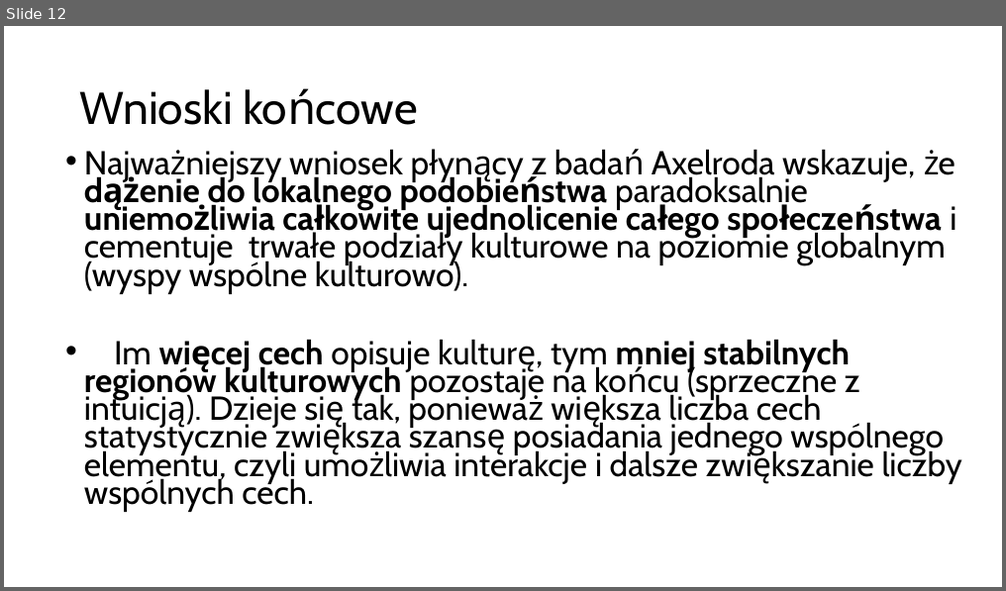
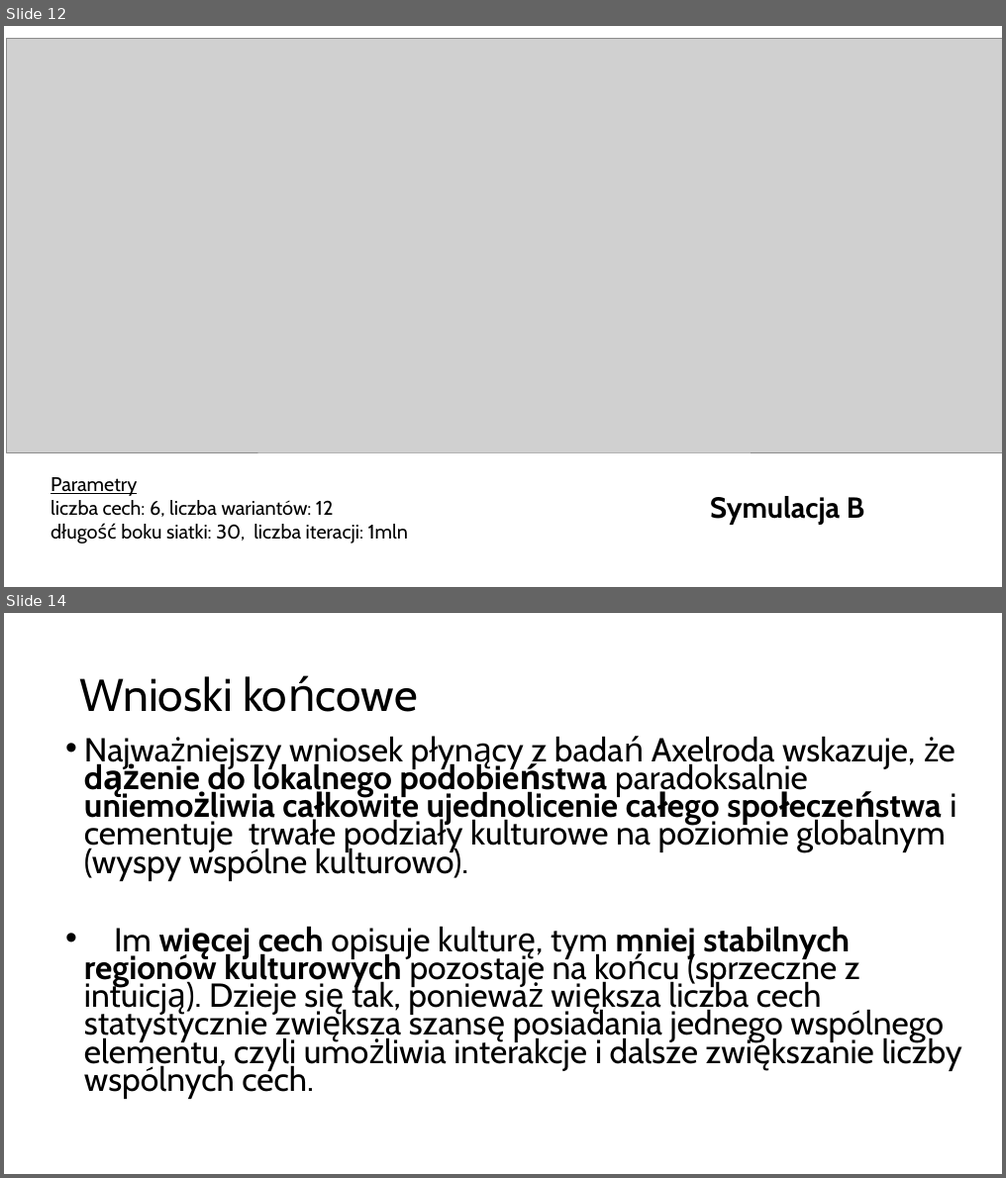
Before and after one commit to Karol-Garbaczewski/Axelrod_model, a slide deck: ModelAxelroda_prezentacja.pptx. Shown one above the other, each under a label of ours: slide 12 before the commit, slides 12 and 14 after it; the slides between them are not shown. The pictures are 1006x591 and 1006x1178 pixels, drawn with LibreOffice and Linux fonts; fonts in the diff are those of the drawing; grey boxes stand for pictures. Boxes give left, top, right and bottom in pixels: in the first picture for what was removed or moved away, otherwise in the second. Text is boxed around its words. In the diff, an @@ line names an element or a change of style, - is before the commit and + after.

Commit message:
Wykresy i poprawne parametry pod nimi

```diff
--- a/ModelAxelroda_prezentacja.pptx
+++ b/ModelAxelroda_prezentacja.pptx
@@ slide 12 added at [4,26,1002,587], background #FFFFFF @@
@@ picture added at [6,38,1002,453] @@
@@ text added at [51,477,408,544], 19 pt, text #000000 @@
+Parametry
+liczba cech: 6, liczba wariantów: 12
+długość boku siatki: 30, liczba iteracji: 1mln
@@ text added at [710,496,864,525], 28 pt, text #000000, bold @@
+Symulacja B
@@ what was slide 12 is now slide 14 @@
```
Also in this commit, not shown: 4 slides changed, 5 other slides added, 4 slides removed.
